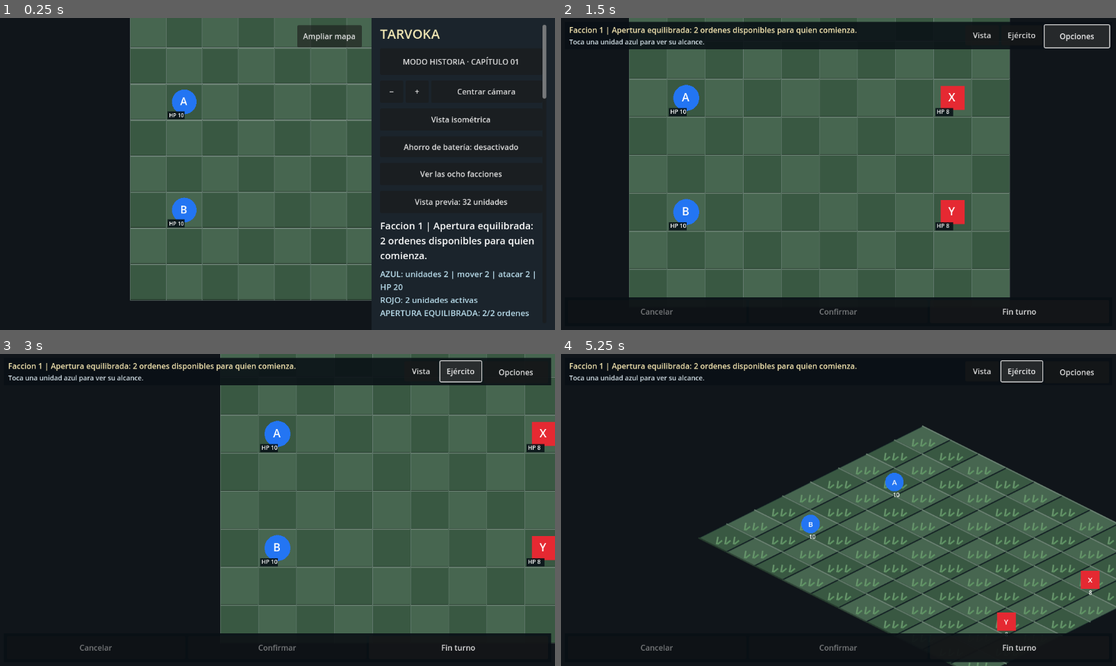
Above: before the commit, frames 1-4 (two rows, left to right).
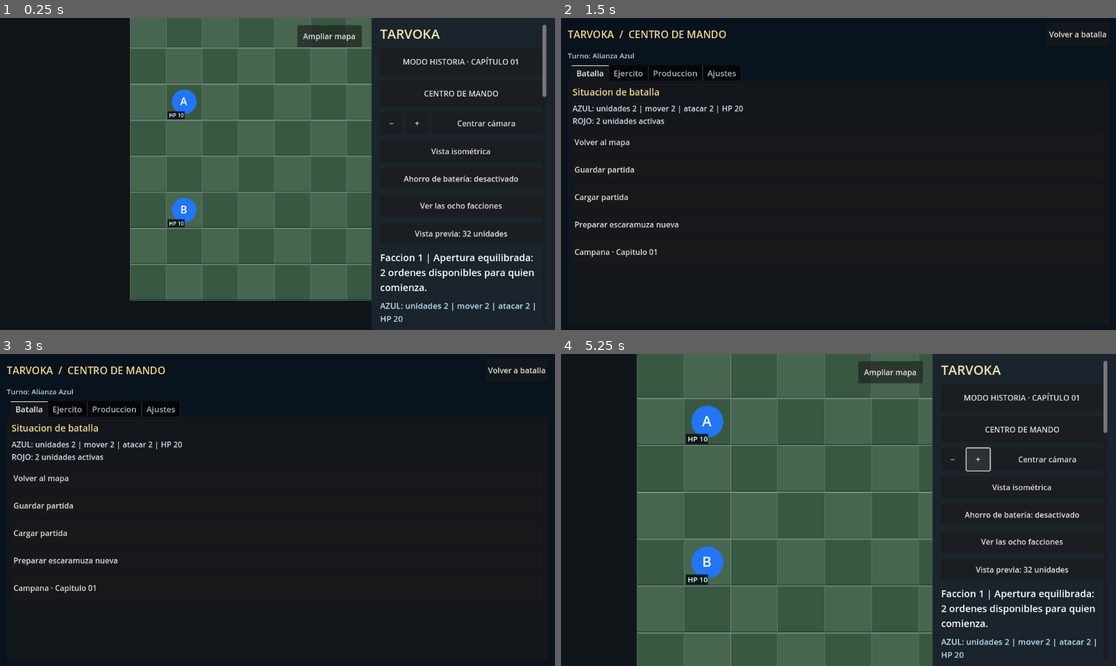
Above: after the commit, the same moments.

Repository: edwinrodri12/Tarvoka
Game: Godot game, scene res://scenes/Main.tscn
Two runs of this game, one before a commit and one after it. Both use one fixed random seed, a clock stepped at 60 frames per second and the inputs below.
Inputs (mouse positions are in pixels of both pictures, inside the frame that each line leads up to):
- Up to frame 1 (0.25 s): no input
- Up to frame 2 (1.5 s): click (1021, 92) at 0.5 s, where only the run after the commit has a clickable "CENTRO DE MANDO"; click "Ampliar mapa" at 1.25 s
- Up to frame 3 (3 s): click (460, 397) at 2 s, where only the run after the commit has a clickable "MODO HISTORIA · CAPÍTULO 01"; click (460, 372) at 2.75 s, where only the run before the commit has a clickable "Ejército"
- Up to frame 4 (5.25 s): click "Vista" (after the commit: "Vista isométrica") at 3.5 s; click "Ejército" (after the commit: "−") at 4.25 s; click "Ejército" (after the commit: "+") at 5 s

The runs differ from the first frame. In frame 1, 3.9% of the frame differs, in the area x 68-99%, y 22-98%; in frame 2, 58%; in frame 3, 52%; in frame 4, 58%, in the area x 1-100%, y 0-100%.

Commit message:
feat(ui): wire tactical command center to existing Android battle controls and production

Diff:
--- a/scripts/ui/Main.gd
+++ b/scripts/ui/Main.gd
@@ -12,12 +12,16 @@
 const UnitArtGallery = preload("res://scripts/ui/UnitArtGallery.gd")
 const MinimapScript = preload("res://scripts/ui/BattleMinimap.gd")
 const InspectorData = preload("res://scripts/ui/InspectionData.gd")
+const CommandMenu = preload("res://scripts/ui/CommandMenu.gd")
 
 var board: Control
 var status_label: Label
 var battlefield_status: Label
 var order_preview_label: Label
 var unit_label: Label
+var command_menu: Control
+var command_menu_button: Button
+var compact_menu_button: Button
 var inspection_title: Label
 var inspection_detail: Label
 var autosave_alert: Label
@@ -149,6 +153,11 @@
     campaign_button.tooltip_text = "Jugar o continuar Escudo compartido. Guardado separado de las batallas libres."
     campaign_button.pressed.connect(_open_campaign)
     panel.add_child(campaign_button)
+    command_menu_button = Button.new()
+    command_menu_button.text = "CENTRO DE MANDO"
+    command_menu_button.custom_minimum_size.y = 54
+    command_menu_button.pressed.connect(_open_command_menu)
+    panel.add_child(command_menu_button)
     var camera_row := HBoxContainer.new()
     camera_row.add_theme_constant_override("separation",5)
     panel.add_child(camera_row)
@@ -551,6 +560,18 @@
     new_game_dialog.confirmed.connect(_confirm_new_game)
     add_child(new_game_dialog)
 
+    command_menu = CommandMenu.new()
+    add_child(command_menu)
+    command_menu.close_requested.connect(func(): command_menu.hide())
+    command_menu.save_requested.connect(func(): _save_game(); command_menu.refresh())
+    command_menu.load_requested.connect(func(): _load_game(); command_menu.refresh())
+    command_menu.new_battle_requested.connect(func(): command_menu.hide(); _new_game())
+    command_menu.campaign_requested.connect(_open_campaign)
+    command_menu.change_view_requested.connect(func(): _toggle_isometric_view(); command_menu.refresh())
+    command_menu.battery_requested.connect(func(): _toggle_battery_saver(); command_menu.refresh())
+    command_menu.inspect_unit_requested.connect(_focus_command_unit)
+    command_menu.purchase_requested.connect(_purchase_command_unit)
+
     get_viewport().size_changed.connect(_on_viewport_resized)
     layout_for_size(get_viewport_rect().size)
     _set_compact_hud(OS.has_feature("mobile"))
@@ -649,6 +670,13 @@
     actions.add_theme_constant_override("separation",5)
     actions.mouse_filter = Control.MOUSE_FILTER_IGNORE
     bottom_panel.add_child(actions)
+
+    compact_menu_button = Button.new()
+    compact_menu_button.text = "Menu"
+    compact_menu_button.custom_minimum_size.y = 48
+    compact_menu_button.size_flags_horizontal = Control.SIZE_EXPAND_FILL
+    compact_menu_button.pressed.connect(_open_command_menu)
+    actions.add_child(compact_menu_button)
 
     compact_cancel = Button.new()
     compact_cancel.text = "Cancelar"
@@ -1001,6 +1029,30 @@
     if production_picker.item_count > 0:
         production_picker.select(0)
 
+# Central navigation is an independent non-destructive overlay. It never
+# changes saved battle rules, campaign ownership, or confirmation semantics.
+func _open_command_menu() -> void:
+    var section := "Produccion" if board.selected_factory_pos != Vector2i(-1,-1) else ("Ejercito" if not board.selected_id.is_empty() or not board.inspected_enemy_id.is_empty() else "Batalla")
+    command_menu.open_for(board,section)
+
+func _focus_command_unit(unit_id: String) -> void:
+    for unit in board.state.get("units",[]):
+        if not unit is Dictionary or str(unit.get("id","")) != unit_id or int(unit.get("faction",-1)) != int(board.state.get("faction",-1)):
+            continue
+        board.cancel_selection()
+        board.selected_id = unit_id
+        board.inspected_cell = unit["pos"]
+        board.focus_view_cell(unit["pos"])
+        board.queue_redraw()
+        command_menu.hide()
+        return
+
+func _purchase_command_unit(role: String) -> void:
+    if board.buy_selected(role):
+        command_menu.hide()
+    else:
+        command_menu.refresh()
+
 func _toggle_battery_saver() -> void:
     board.set_battery_saver(not board.battery_saver)
     battery_saver_button.text = ("Ahorro de batería: activado"
